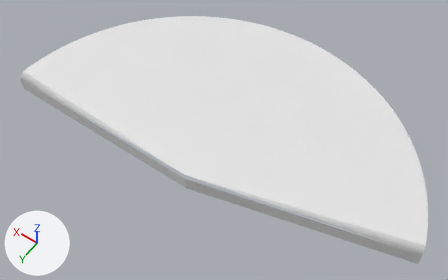
What one commit did to the OBJ model Assets/Models/Slice46.obj.
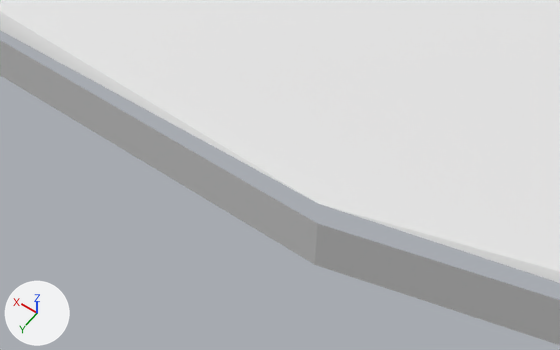
Old and new are each drawn whole from a 50 mm lens placed at (-1.001, 1.118, 2.144), pointed at (0.039, -0.338, -0.143) and again close up from a 50 mm lens placed at (-0.201, 0.339, 0.543), pointed at (0.047, -0.008, -0.003). The axes (+X, +Y, +Z) are drawn at lower left. The lights are the same throughout. Where no turn or scale is listed for an object, it has been applied to the vertices.

Objects in the first close-up: 'Slice46'.
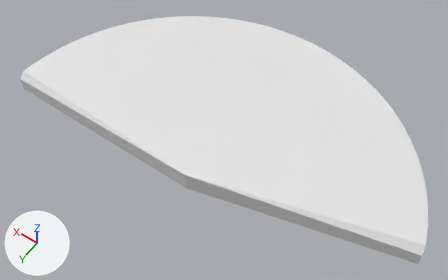
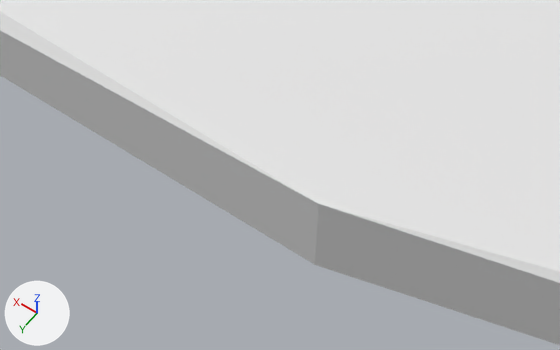
Location of each change, [x1, y1, x2, y2] in pixels of the close-ups (560 x 350 px; the box of a moved part takes in the faces that stretch with it):
part 1 of me_slice46, moved or reshaped
    before: [0, 40, 560, 345]
    after: [0, 30, 560, 345]

What the commit changed:
me_slice46 has 54 vertices, 50 faces and spans x -0.97..1.0, y -1.0..0.0, z -0.1..0.0.
me_slice46 is used by ob_slice46; location (0.0, 0.0, 0.0).
Verts and faces of me_slice46; kept vertices keep their numbers, new ones are numbered from 54.
Before the commit, vertices of me_slice46: 0 (0.0, 0.0, 0.0) at pixel (318, 203), 2 (1.0, 0.0, -0.03), 49 (-0.97, -0.25, -0.03), 50 (0.0, 0.0, -0.1) at pixel (314, 264), 51 (0.0, 0.0, -0.03) at pixel (317, 223).
Before the commit, vertices of me_slice46: 52 (1.0, 0.0, -0.1), 53 (-0.97, -0.25, -0.1).
Part 1, on me_slice46:
Vertices deleted: 51 (with the faces that use them).
New faces: (0, 2, 52, 50), (0, 50, 53, 49).
